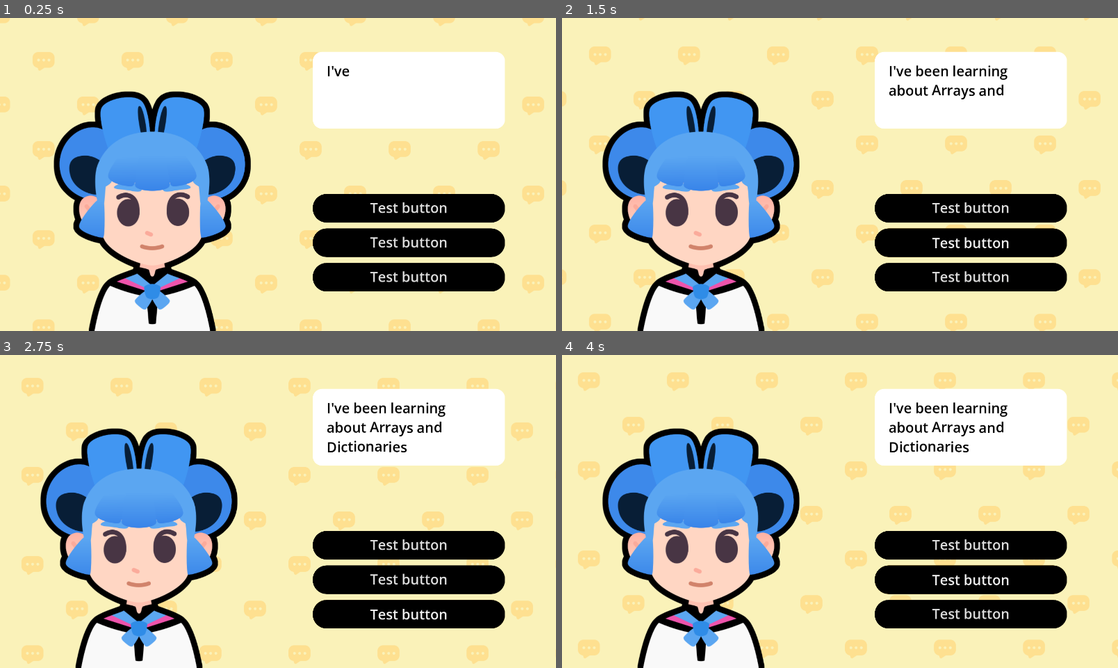
Above: before the commit, frames 1-4 (two rows, left to right).
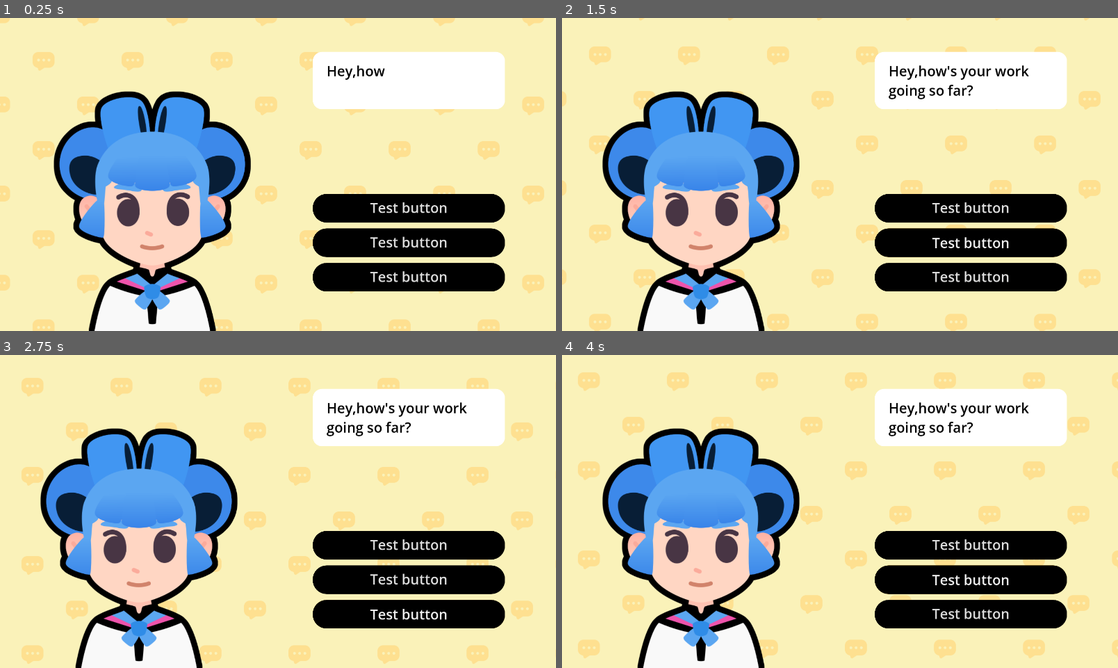
Above: after the commit, the same moments.

Repository: Cxuan2025/M8-Start-a-DIalogue
Game: Godot game, scene res://lessons/dialogue.tscn
Two runs of this game, one before a commit and one after it. Both use one fixed random seed, a clock stepped at 60 frames per second and the inputs below. The project has no main scene, so this scene is started directly. Sound files missing from this copy of the repository are replaced by a short silence.
Inputs:
- Up to frame 1 (0.25 s): no input
- Up to frame 2 (1.5 s): click "Test button" at 0.5 s; click "Test button" at 1.25 s
- Up to frame 3 (2.75 s): click "Test button" at 2 s
- Up to frame 4 (4 s): click "Test button" at 2.75 s; click "Test button" at 3.5 s

The runs differ from the first frame. In frame 1, 2.3% of the frame differs, in the area x 56-91%, y 15-36%; in frame 2, 3.0%; in frame 3, 3.1%; in frame 4, 3.1%.
Error before the commit: Invalid assignment of property or key 'disabled' with value of type 'bool' on a base object of type 'null instance'. (res://lessons/dialogue.gd:110)

Commit message:
Lesson 3 more changes

Diff:
--- a/M08.start_a_dialog_workbook/lessons/dialogue.gd
+++ b/M08.start_a_dialog_workbook/lessons/dialogue.gd
@@ -18,17 +18,17 @@
 var dialogue_items: Array[Dictionary] = [
 	{
 		"expression": expressions["regular"],
-		"text": "I've been learning about [wave]Arrays and Dictionaries[/wave]",
+		"text": "Hey,how's your work going so far?",
 		"character": bodies["sophia"]
 	},
 	{
 		"expression": expressions["regular"],
-		"text": "How has it been going?",
+		"text": "I'm doing okay,what about you?",
 		"character": bodies["pink"]
 	},
 	{
 		"expression": expressions["sad"],
-		"text": "... Well... it is a little bit [shake]complicated[/shake]!",
+		"text": "Well,I am still working.",
 		"character": bodies["sophia"]
 	},
 	{
@@ -37,27 +37,25 @@
 		"character": bodies["pink"]
 	},
 	{
-		"expression": expressions["regular"],
-		"text": "I believe in you!",
+		"expression": expressions["happy"],
+		"text": "It's okay,keep going!",
 		"character": bodies["pink"]
 	},
 	{
 		"expression": expressions["happy"],
-		"text": "If you stick to it, you'll eventually make it!",
+		"text": "I belive that you will be fine.",
 		"character": bodies["pink"]
 	},
 	{
 		"expression": expressions["happy"],
-		"text": "That's it! Let's [tornado freq=3.0][rainbow val=1.0]GOOOOOO!!![/rainbow][/tornado]",
+		"text": "Thanks!",
 		"character": bodies["sophia"]
 	}
 ]
-var current_item_index := 0
 
 ## UI element that shows the texts
 @onready var rich_text_label: RichTextLabel = %RichTextLabel
 ## UI element that progresses to the next text
-@onready var next_button: Button = %NextButton
 ## Audio player that plays voice sounds while text is being written
 @onready var audio_stream_player: AudioStreamPlayer = %AudioStreamPlayer
 ## The character
@@ -67,12 +65,11 @@
 
 
 func _ready() -> void:
-	show_text()
-	next_button.pressed.connect(advance)
+	show_text(0)
 
 
 ## Draws the current text to the rich text element
-func show_text() -> void:
+func show_text(current_item_index: int) -> void:
 	# We retrieve the current item from the array
 	var current_item := dialogue_items[current_item_index]
 	# from the item, we extract the properties.
@@ -106,24 +103,6 @@
 	# We animate the character sliding in.
 	slide_in()
 
-	# Finally, we disable the next button until the text finishes displaying.
-	next_button.disabled = true
-	tween.finished.connect(func() -> void:
-		next_button.disabled = false
-	)
-
-
-## Progresses to the next slide.
-func advance() -> void:
-	# We increment the slide amount by 1
-	current_item_index += 1
-	if current_item_index == dialogue_items.size():
-		# if we reached the last slide, quit
-		get_tree().quit()
-	else:
-		# otherwise, show the text
-		show_text()
-
 
 ## Animates the character when they start talking
 func slide_in() -> void:
--- a/M08.start_a_dialog_workbook/lessons/dialogue.tscn
+++ b/M08.start_a_dialog_workbook/lessons/dialogue.tscn
@@ -83,6 +83,7 @@
 fit_content = true
 
 [node name="ActionButtonsVBoxContainer" type="VBoxContainer" parent="VBoxContainer"]
+unique_name_in_owner = true
 layout_mode = 2
 
 [node name="Button" type="Button" parent="VBoxContainer/ActionButtonsVBoxContainer"]
